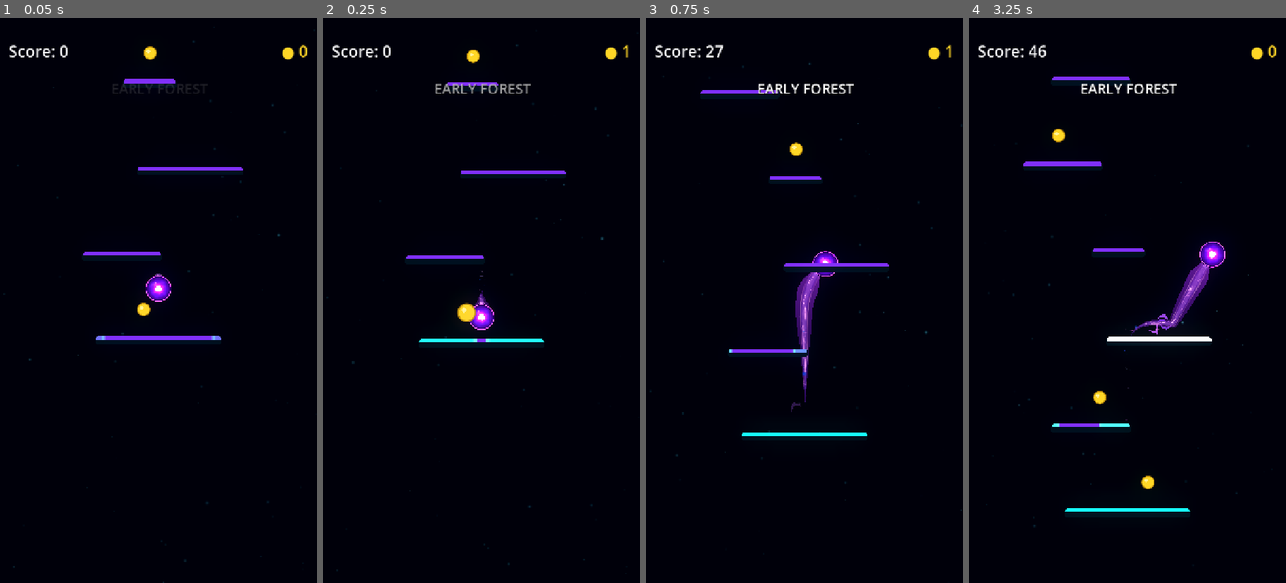
Above: before the commit, frames 1-4 (left to right).
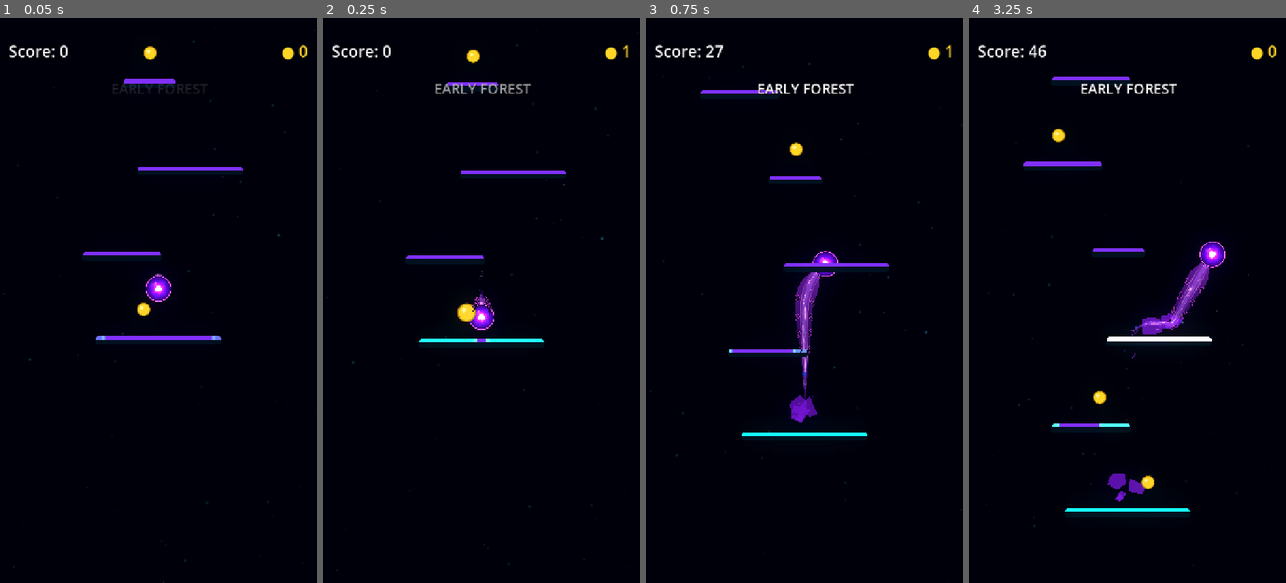
Above: after the commit, the same moments.

Repository: Kryodo/TowerJump
Game: Godot game, scene res://scenes/main.tscn
Same seed, same stepped clock (60 frames per second), same inputs: the game is played once before the commit and once after it.
Inputs (mouse positions are in pixels of both pictures, inside the frame that each line leads up to):
- Up to frame 1 (0.05 s): no input
- Up to frame 2 (0.25 s): no input
- Up to frame 3 (0.75 s): move the mouse to (874, 272) at 0.52 s; hold Right (ui_right) from 0.53 s (still down); click (874, 272) at 0.67 s
- Up to frame 4 (3.25 s): release Right (ui_right) at 1.25 s; drag from (1064, 328) to (1117, 193) at 1.27 s; click "Nochmal spielen" at 2 s; move the mouse to (1159, 176) at 2.77 s; hold Right (ui_right) from 2.78 s (still down)

Frame 1 is identical in both runs. In frame 2, less than 0.1% of the frame differs, in the area x 47-54%, y 49-53%; in frame 3, 0.3%; in frame 4, 0.6%, in the area x 43-75%, y 46-86%.

Commit message:
Combine surface fragments with visible aura fissures

Diff:
--- a/scenes/trail_aura_shedding.gdshader
+++ b/scenes/trail_aura_shedding.gdshader
@@ -1,28 +1,7 @@
 shader_type canvas_item;
 
-// Sparse, irregular chevron fissures at the outside of the aura ribbon.
-// The central energy/body remain continuous; the pattern is not tiled across them.
-float hash_cell(float value) {
-	return fract(sin(value * 127.1 + 311.7) * 43758.5453123);
+// The aura's chevron fissures are explicit Line2D overlays generated in
+// ball_trail.gd. Avoid shader-UV masking here so the cracks remain predictable.
+void fragment() {
+	COLOR = COLOR;
 }
-
-void fragment() {
-	vec4 aura = COLOR;
-	float along = clamp(UV.x, 0.0, 0.99999);
-	float across = clamp(UV.y, 0.0, 1.0);
-	float cell_id = floor(along * 11.0);
-	float local_u = fract(along * 11.0);
-	float selected = step(0.56, hash_cell(cell_id + 1.7));
-	float anchor = 0.18 + hash_cell(cell_id + 9.1) * 0.64;
-	float direction = mix(-1.0, 1.0, step(0.5, hash_cell(cell_id + 4.6)));
-	float chevron_x = anchor + direction * abs(across - 0.5) * 0.24;
-	float fissure_distance = abs(local_u - chevron_x);
-	float fissure = (
-		1.0 - smoothstep(0.012, 0.032, fissure_distance)
-	) * selected;
-	float outer_aura = smoothstep(0.18, 0.34, abs(across - 0.5));
-
-	// Notches bite into the two outer flanks but never sever the ribbon's core.
-	aura.a *= 1.0 - fissure * outer_aura * 0.78;
-	COLOR = aura;
-}
--- a/scenes/unified_comet.gdshader
+++ b/scenes/unified_comet.gdshader
@@ -1,6 +1,7 @@
 shader_type canvas_item;
 
 uniform int palette_mode = 0;
+uniform float fragment_alpha_boost = 1.0;
 // UV.x follows the shared trail from head (0) to tail (1).
 // UV.y runs across the shape: edge (0/1), centre (0.5).
 void fragment() {
@@ -34,6 +35,7 @@
 	float body_alpha = translucent_body_alpha;
 	float core_alpha = center_energy * 0.10 * head_energy;
 	float alpha = clamp((body_alpha + core_alpha) * tail_fade, 0.0, 0.94);
+	alpha = clamp(alpha * fragment_alpha_boost, 0.0, 0.94);
 
 	COLOR = vec4(body_color, alpha);
 }
--- a/scripts/ball_trail.gd
+++ b/scripts/ball_trail.gd
@@ -13,8 +13,11 @@
 
 const UNIFIED_HEAD_ARC_SEGMENTS: int = 20
 const ORB_RIM_CENTER_RADIUS_RATIO: float = 0.93
-const SHED_BURST_PIECE_COUNT: int = 5
-const SHED_BURST_SPACING: float = 0.035
+const SURFACE_BURST_PIECE_COUNT: int = 4
+const CHEVRON_BURST_PIECE_COUNT: int = 5
+const SURFACE_BURST_SPACING: float = 0.055
+const CHEVRON_BURST_SPACING: float = 0.035
+const AURA_FISSURE_PROGRESS: Array[float] = [0.27, 0.38, 0.49, 0.60]
 
 @export_category("Visual Palette")
 @export_enum("Electric Blue", "Rich Violet") var visual_palette: int = 0
@@ -34,11 +37,16 @@
 var _trail_time: float = 0.0
 var _last_emission_direction: Vector2 = Vector2.DOWN
 var _ball_surface_radius: float = 29.9
-var _shed_burst_remaining: int = 0
-var _shed_burst_clock: float = 0.0
+var _surface_burst_remaining: int = 0
+var _surface_burst_clock: float = 0.0
+var _chevron_burst_remaining: int = 0
+var _chevron_burst_clock: float = 0.0
 var _shed_sequence: int = 0
 var _detached_shed_fragments: Array[Dictionary] = []
 var _aura_fragment_material: CanvasItemMaterial
+var _surface_fragment_material: ShaderMaterial
+var _aura_fissure_glow_lines: Array[Line2D] = []
+var _aura_fissure_core_lines: Array[Line2D] = []
 
 func _ready() -> void:
 	z_index = -1
@@ -57,17 +65,116 @@
 
 	_apply_visual_palette()
 	_initialize_aura_fragment_material()
+	_initialize_aura_fissures()
 	call_deferred("_connect_landing_feedback")
 	_update_trail_lines()
 	_update_rim_breath()
 
 
 func _initialize_aura_fragment_material() -> void:
-	# Use additive blending so the detached aura strips read as luminous energy,
-	# without borrowing the main comet-body shader or changing its geometry.
-	var fragment_material := CanvasItemMaterial.new()
-	fragment_material.blend_mode = CanvasItemMaterial.BLEND_MODE_ADD
-	_aura_fragment_material = fragment_material
+	# Small chevron flecks use additive blending; broad surface fragments use
+	# the same comet shader as the body, with alpha boosted on the copied mesh.
+	var accent_material := CanvasItemMaterial.new()
+	accent_material.blend_mode = CanvasItemMaterial.BLEND_MODE_ADD
+	_aura_fragment_material = accent_material
+
+	var body_material := _unified_shape.material as ShaderMaterial
+	if body_material != null:
+		_surface_fragment_material = body_material.duplicate() as ShaderMaterial
+		_surface_fragment_material.set_shader_parameter("fragment_alpha_boost", 2.25)
+
+
+func _initialize_aura_fissures() -> void:
+	var glow_color: Color
+	var cut_color: Color
+	if visual_palette == 1:
+		glow_color = Color(0.92, 0.26, 1.45, 0.62)
+		cut_color = Color(0.025, 0.004, 0.075, 0.98)
+	else:
+		glow_color = Color(0.08, 0.72, 1.65, 0.62)
+		cut_color = Color(0.003, 0.018, 0.085, 0.98)
+
+	# Each fissure is two short chevron notches, one on each outer flank.
+	# They're real Line2D geometry, not dependent on Line2D's shader UV layout.
+	for progress_index in range(AURA_FISSURE_PROGRESS.size()):
+		for side_index in range(2):
+			var glow := Line2D.new()
+			glow.name = "AuraFissureGlow_%02d_%d" % [progress_index, side_index]
+			glow.width = 5.0
+			glow.default_color = glow_color
+			glow.joint_mode = 2
+			glow.begin_cap_mode = 2
+			glow.end_cap_mode = 2
+			glow.antialiased = true
+			glow.z_index = 1
+			add_child(glow)
+			_aura_fissure_glow_lines.append(glow)
+
+			var cut := Line2D.new()
+			cut.name = "AuraFissureCut_%02d_%d" % [progress_index, side_index]
+			cut.width = 2.4
+			cut.default_color = cut_color
+			cut.joint_mode = 2
+			cut.begin_cap_mode = 2
+			cut.end_cap_mode = 2
+			cut.antialiased = true
+			cut.z_index = 2
+			add_child(cut)
+			_aura_fissure_core_lines.append(cut)
+
+
+func _clear_aura_fissures() -> void:
+	for line in _aura_fissure_glow_lines:
+		line.clear_points()
+	for line in _aura_fissure_core_lines:
+		line.clear_points()
+
+
+func _update_aura_fissures(
+	path: Array[Vector2],
+	cumulative_distances: Array[float],
+	total_distance: float,
+	tangents: Array[Vector2],
+	normals: Array[Vector2],
+	half_widths: Array[float]
+) -> void:
+	if total_distance < 30.0 or _aura_fissure_glow_lines.is_empty():
+		_clear_aura_fissures()
+		return
+
+	for line_index in range(_aura_fissure_glow_lines.size()):
+		var progress_index: int = int(line_index / 2)
+		var side: float = -1.0 if line_index % 2 == 0 else 1.0
+		var progress: float = AURA_FISSURE_PROGRESS[progress_index]
+		var section: Dictionary = _sample_trail_cross_section(
+			total_distance * progress, path, cumulative_distances,
+			tangents, normals, half_widths
+		)
+		var center: Vector2 = section["position"]
+		var tangent: Vector2 = section["tangent"]
+		var normal: Vector2 = section["normal"]
+		var half_width: float = float(section["half_width"])
+		if half_width < 7.0:
+			_aura_fissure_glow_lines[line_index].clear_points()
+			_aura_fissure_core_lines[line_index].clear_points()
+			continue
+
+		# This angular bite stays in the outer aura band, beyond the inner energy
+		# ribbon. The dark core makes the crack readable at a glance.
+		var fissure_points: Array[Vector2] = [
+			center - tangent * 5.0 + normal * side * half_width * 0.96,
+			center + tangent * 1.5 + normal * side * half_width * 0.68,
+			center + tangent * 8.0 + normal * side * half_width * 0.92
+		]
+		var glow_line: Line2D = _aura_fissure_glow_lines[line_index]
+		var core_line: Line2D = _aura_fissure_core_lines[line_index]
+		glow_line.clear_points()
+		core_line.clear_points()
+		for world_point in fissure_points:
+			glow_line.add_point(glow_line.to_local(world_point))
+			core_line.add_point(core_line.to_local(world_point))
+
+
 
 
 func _measure_ball_surface_radius() -> float:
@@ -226,8 +333,8 @@
 
 	_trail_time += delta
 	if not shedding_enabled:
-		_shed_burst_remaining = 0
-		_shed_burst_clock = 0.0
+		_surface_burst_remaining = 0
+		_surface_burst_clock = 0.0
 	var current_world_position: Vector2 = ball.global_position
 	var movement: Vector2 = current_world_position - _previous_ball_position
 	var distance_from_trail: float = movement.length()
@@ -269,6 +376,7 @@
 			_unified_shape.uv = PackedVector2Array()
 		if _unified_contour != null:
 			_unified_contour.clear_points()
+		_clear_aura_fissures()
 		return
 
 	_rebuild_trail_lines()
@@ -346,6 +454,7 @@
 		_unified_shape.uv = PackedVector2Array()
 		if _unified_contour != null:
 			_unified_contour.clear_points()
+		_clear_aura_fissures()
 		return
 
 	var tangents: Array[Vector2] = []
@@ -384,6 +493,8 @@
 	for i in range(path.size()):
 		upper_edge_points.append(path[i] + normals[i] * half_widths[i])
 		lower_edge_points.append(path[i] - normals[i] * half_widths[i])
+
+	_update_aura_fissures(path, cumulative_distances, total_distance, tangents, normals, half_widths)
 
 	var polygon_points := PackedVector2Array()
 	var polygon_uvs := PackedVector2Array()
@@ -474,10 +585,12 @@
 	if ball == null or event.ball != ball:
 		return
 
-	# A confirmed physical landing queues one deliberate burst; no shedding is
-	# driven by elapsed time while the ball is travelling between platforms.
-	_shed_burst_remaining = SHED_BURST_PIECE_COUNT
-	_shed_burst_clock = 0.0
+	# One confirmed landing releases four broad surface pieces plus five smaller
+	# chevrons near the trailing tip. Both are visual copies; the living trail is untouched.
+	_surface_burst_remaining = SURFACE_BURST_PIECE_COUNT
+	_surface_burst_clock = 0.0
+	_chevron_burst_remaining = CHEVRON_BURST_PIECE_COUNT
+	_chevron_burst_clock = 0.0
 
 
 func _process_shed_burst(
@@ -489,33 +602,41 @@
 	normals: Array[Vector2],
 	half_widths: Array[float]
 ) -> void:
-	if not shedding_enabled or _shed_burst_remaining <= 0:
-		return
-
-	if _shed_burst_clock > 0.0:
-		_shed_burst_clock = maxf(_shed_burst_clock - delta, 0.0)
-		if _shed_burst_clock > 0.0:
-			return
-
-	var previous_fragment_count: int = _detached_shed_fragments.size()
-	var burst_index: int = SHED_BURST_PIECE_COUNT - _shed_burst_remaining
-	_spawn_shed_fragment(
-		path, cumulative_distances, total_distance, tangents, normals, half_widths,
-		burst_index
-	)
-
-	# Drop a burst when there is not enough trail to make a meaningful aura strip.
-	if _detached_shed_fragments.size() == previous_fragment_count:
-		_shed_burst_remaining = 0
-		_shed_burst_clock = 0.0
-		return
-
-	_shed_burst_remaining -= 1
-	if _shed_burst_remaining > 0:
-		_shed_burst_clock = SHED_BURST_SPACING
-
-
-func _spawn_shed_fragment(
+	if not shedding_enabled:
+		return
+
+	if _surface_burst_remaining > 0:
+		_surface_burst_clock = maxf(_surface_burst_clock - delta, 0.0)
+		if _surface_burst_clock <= 0.0:
+			var surface_index: int = SURFACE_BURST_PIECE_COUNT - _surface_burst_remaining
+			var previous_surface_count: int = _detached_shed_fragments.size()
+			_spawn_surface_fragment(
+				path, cumulative_distances, total_distance, tangents, normals, half_widths,
+				surface_index
+			)
+			if _detached_shed_fragments.size() == previous_surface_count:
+				_surface_burst_remaining = 0
+			else:
+				_surface_burst_remaining -= 1
+				_surface_burst_clock = SURFACE_BURST_SPACING if _surface_burst_remaining > 0 else 0.0
+
+	if _chevron_burst_remaining > 0:
+		_chevron_burst_clock = maxf(_chevron_burst_clock - delta, 0.0)
+		if _chevron_burst_clock <= 0.0:
+			var chevron_index: int = CHEVRON_BURST_PIECE_COUNT - _chevron_burst_remaining
+			var previous_chevron_count: int = _detached_shed_fragments.size()
+			_spawn_shed_fragment(
+				path, cumulative_distances, total_distance, tangents, normals, half_widths,
+				chevron_index
+			)
+			if _detached_shed_fragments.size() == previous_chevron_count:
+				_chevron_burst_remaining = 0
+			else:
+				_chevron_burst_remaining -= 1
+				_chevron_burst_clock = CHEVRON_BURST_SPACING if _chevron_burst_remaining > 0 else 0.0
+
+
+func _spawn_surface_fragment(
 	path: Array[Vector2],
 	cumulative_distances: Array[float],
 	total_distance: float,
@@ -527,35 +648,161 @@
 	if (
 		not shedding_enabled
 		or path.size() < 6
+		or total_distance < 70.0
+		or _detached_shed_fragments.size() >= 36
+		or _surface_fragment_material == null
+	):
+		return
+
+	var sequence_value: float = float(_shed_sequence)
+	var burst_progress: float = float(burst_index) / float(maxi(SURFACE_BURST_PIECE_COUNT - 1, 1))
+	var progress: float = clampf(
+		lerpf(0.23, 0.69, burst_progress)
+		+ sin(sequence_value * 8.13 + 1.7) * 0.025,
+		0.18,
+		0.75
+	)
+	var center_distance: float = total_distance * progress
+	var fragment_length: float = lerpf(
+		31.0, 46.0, absf(sin(sequence_value * 5.31 + 1.2))
+	)
+	var start_distance: float = maxf(center_distance - fragment_length * 0.5, 0.5)
+	var end_distance: float = minf(center_distance + fragment_length * 0.5, total_distance * 0.91)
+	if end_distance - start_distance < 12.0:
+		return
+
+	var fragment_distances: Array[float] = [start_distance]
+	for point_index in range(1, path.size() - 1):
+		var sample_distance: float = cumulative_distances[point_index]
+		if sample_distance > start_distance + 0.1 and sample_distance < end_distance - 0.1:
+			fragment_distances.append(sample_distance)
+	fragment_distances.append(end_distance)
+
+	var width_scale: float = lerpf(0.78, 0.91, absf(sin(sequence_value * 4.73 + 0.6)))
+	var outer_edge := PackedVector2Array()
+	var inner_edge := PackedVector2Array()
+	var outer_uvs := PackedVector2Array()
+	var inner_uvs := PackedVector2Array()
+	for sample_index in range(fragment_distances.size()):
+		var sample_distance: float = fragment_distances[sample_index]
+		var section: Dictionary = _sample_trail_cross_section(
+			sample_distance, path, cumulative_distances, tangents, normals, half_widths
+		)
+		var center: Vector2 = section["position"]
+		var tangent: Vector2 = section["tangent"]
+		var normal: Vector2 = section["normal"]
+		var half_width: float = float(section["half_width"]) * width_scale
+		var start_skew: float = 3.8 if sample_index == 0 else 0.0
+		var end_skew: float = -2.8 if sample_index == fragment_distances.size() - 1 else 0.0
+		var distance_skew: float = start_skew + end_skew
+		outer_edge.append(center + normal * half_width + tangent * distance_skew)
+		inner_edge.append(center - normal * half_width - tangent * distance_skew * 0.65)
+		outer_uvs.append(Vector2(sample_distance / total_distance, 1.0))
+		inner_uvs.append(Vector2(sample_distance / total_distance, 0.0))
+
+	var global_vertices: Array[Vector2] = []
+	var fragment_uvs := PackedVector2Array()
+	var centroid_global := Vector2.ZERO
+	for vertex_index in range(outer_edge.size()):
+		global_vertices.append(outer_edge[vertex_index])
+		fragment_uvs.append(outer_uvs[vertex_index])
+		centroid_global += outer_edge[vertex_index]
+	for vertex_index in range(inner_edge.size() - 1, -1, -1):
+		global_vertices.append(inner_edge[vertex_index])
+		fragment_uvs.append(inner_uvs[vertex_index])
+		centroid_global += inner_edge[vertex_index]
+	if global_vertices.size() < 6:
+		return
+	centroid_global /= float(global_vertices.size())
+
+	var fragment_polygon := PackedVector2Array()
+	for vertex in global_vertices:
+		fragment_polygon.append(vertex - centroid_global)
+
+	var shard := Polygon2D.new()
+	shard.name = "DetachedCometSurfaceFragment"
+	shard.z_as_relative = false
+	shard.z_index = -2
+	shard.polygon = fragment_polygon
+	shard.uv = fragment_uvs
+	shard.material = _surface_fragment_material
+	shard.modulate = Color(1.08, 1.12, 1.24, 1.0)
+
+	var world_root: Node2D = get_tree().current_scene as Node2D
+	if world_root == null:
+		world_root = get_parent() as Node2D
+	if world_root == null:
+		shard.queue_free()
+		return
+	world_root.add_child(shard)
+	shard.global_position = centroid_global
+	shard.global_rotation = 0.0
+
+	var source_index: int = _nearest_trail_sample_index(center_distance, cumulative_distances)
+	var side: float = -1.0 if burst_index % 2 == 0 else 1.0
+	var outward_speed: float = lerpf(
+		30.0, 48.0, absf(sin(sequence_value * 17.13 + 2.7))
+	)
+	var drift_speed: float = lerpf(
+		10.0, 21.0, absf(sin(sequence_value * 6.73 + 1.4))
+	)
+	var lifetime: float = lerpf(
+		0.78, 1.08, absf(sin(sequence_value * 3.91 + 0.8))
+	)
+	var angular_velocity: float = sin(sequence_value * 8.31 + 0.9) * 1.7
+	var velocity: Vector2 = (
+		normals[source_index] * side * outward_speed
+		+ tangents[source_index] * drift_speed
+	)
+	_detached_shed_fragments.append({
+		"node": shard,
+		"velocity": velocity,
+		"age": 0.0,
+		"lifetime": lifetime,
+		"angular_velocity": angular_velocity,
+		"base_alpha": 1.0,
+		"fade_start_fraction": 0.56
+	})
+	_shed_sequence += 1
+
+
+func _spawn_shed_fragment(
+	path: Array[Vector2],
+	cumulative_distances: Array[float],
+	total_distance: float,
+	tangents: Array[Vector2],
+	normals: Array[Vector2],
+	half_widths: Array[float],
+	burst_index: int
+) -> void:
+	# Small secondary chevrons cluster near the tail. They accent the larger
+	# surface pieces without pretending to carve holes in the real trail.
+	if (
+		not shedding_enabled
+		or path.size() < 6
 		or total_distance < 55.0
-		or _detached_shed_fragments.size() >= 30
+		or _detached_shed_fragments.size() >= 36
 		or _aura_fragment_material == null
 	):
 		return
 
-	# Spread the groups along the visible trail, with a little deterministic
-	# variation. They are slices of the outside edge of the aura, never the body.
-	var burst_progress: float = (
-		float(burst_index) / float(maxi(SHED_BURST_PIECE_COUNT - 1, 1))
-	)
 	var sequence_value: float = float(_shed_sequence)
+	var burst_progress: float = float(burst_index) / float(maxi(CHEVRON_BURST_PIECE_COUNT - 1, 1))
 	var progress: float = clampf(
-		lerpf(0.22, 0.79, burst_progress)
-		+ sin(sequence_value * 11.7 + 2.4) * 0.026,
-		0.17,
-		0.84
+		lerpf(0.73, 0.90, burst_progress)
+		+ sin(sequence_value * 11.7 + 2.4) * 0.018,
+		0.68,
+		0.93
 	)
 	var center_distance: float = total_distance * progress
 	var fragment_length: float = lerpf(
-		18.0, 29.0, absf(sin(sequence_value * 5.31 + 1.2))
+		15.0, 23.0, absf(sin(sequence_value * 5.31 + 1.2))
 	)
 	var start_distance: float = maxf(center_distance - fragment_length * 0.5, 0.5)
-	var end_distance: float = minf(center_distance + fragment_length * 0.5, total_distance * 0.97)
+	var end_distance: float = minf(center_distance + fragment_length * 0.5, total_distance * 0.98)
 	if end_distance - start_distance < 7.0:
 		return
 
-	# Include the path samples that lie within the fragment so its strip follows
-	# bends rather than looking like a straight tile cut from the trail.
 	var fragment_distances: Array[float] = [start_distance]
 	for point_index in range(1, path.size() - 1):
 		var sample_distance: float = cumulative_distances[point_index]
@@ -571,9 +818,7 @@
 		var section: Dictionary = _sample_trail_cross_section(
 			sample_distance, path, cumulative_distances, tangents, normals, half_widths
 		)
-		var t: float = (
-			(sample_distance - start_distance) / (end_distance - start_distance)
-		)
+		var t: float = (sample_distance - start_distance) / (end_distance - start_distance)
 		var taper: float = lerpf(0.14, 1.0, sin(PI * t))
 		var center: Vector2 = section["position"]
 		var normal: Vector2 = section["normal"]
@@ -590,7 +835,6 @@
 		var vertex: Vector2 = inner_edge[reverse_index]
 		world_vertices.append(vertex)
 		centroid_global += vertex
-
 	if world_vertices.size() < 6:
 		return
 	centroid_global /= float(world_vertices.size())
@@ -600,7 +844,7 @@
 		fragment_polygon.append(vertex - centroid_global)
 
 	var shard := Polygon2D.new()
-	shard.name = "DetachedAuraFragment"
+	shard.name = "DetachedAuraChevron"
 	shard.z_as_relative = false
 	shard.z_index = -2
 	shard.polygon = fragment_polygon
@@ -619,13 +863,13 @@
 
 	var source_index: int = _nearest_trail_sample_index(center_distance, cumulative_distances)
 	var outward_speed: float = lerpf(
-		24.0, 44.0, absf(sin(sequence_value * 17.13 + 2.7))
+		38.0, 62.0, absf(sin(sequence_value * 17.13 + 2.7))
 	)
 	var drift_speed: float = lerpf(
-		9.0, 22.0, absf(sin(sequence_value * 6.73 + 1.4))
+		8.0, 18.0, absf(sin(sequence_value * 6.73 + 1.4))
 	)
 	var lifetime: float = lerpf(
-		0.46, 0.72, absf(sin(sequence_value * 3.91 + 0.8))
+		0.34, 0.48, absf(sin(sequence_value * 3.91 + 0.8))
 	)
 	var angular_velocity: float = sin(sequence_value * 8.31 + 0.9) * 3.0
 	var velocity: Vector2 = (
@@ -638,7 +882,8 @@
 		"age": 0.0,
 		"lifetime": lifetime,
 		"angular_velocity": angular_velocity,
-		"base_alpha": 1.0
+		"base_alpha": 1.0,
+		"fade_start_fraction": 0.18
 	})
 	_shed_sequence += 1
 
@@ -672,7 +917,8 @@
 		velocity *= maxf(0.0, 1.0 - delta * 0.8)
 		shard.global_position += velocity * delta
 		shard.rotation += float(fragment["angular_velocity"]) * delta
-		var fade: float = 1.0 - smoothstep(lifetime * 0.18, lifetime, age)
+		var fade_start: float = lifetime * float(fragment.get("fade_start_fraction", 0.18))
+		var fade: float = 1.0 - smoothstep(fade_start, lifetime, age)
 		var tint: Color = shard.modulate
 		tint.a = float(fragment["base_alpha"]) * fade
 		shard.modulate = tint
